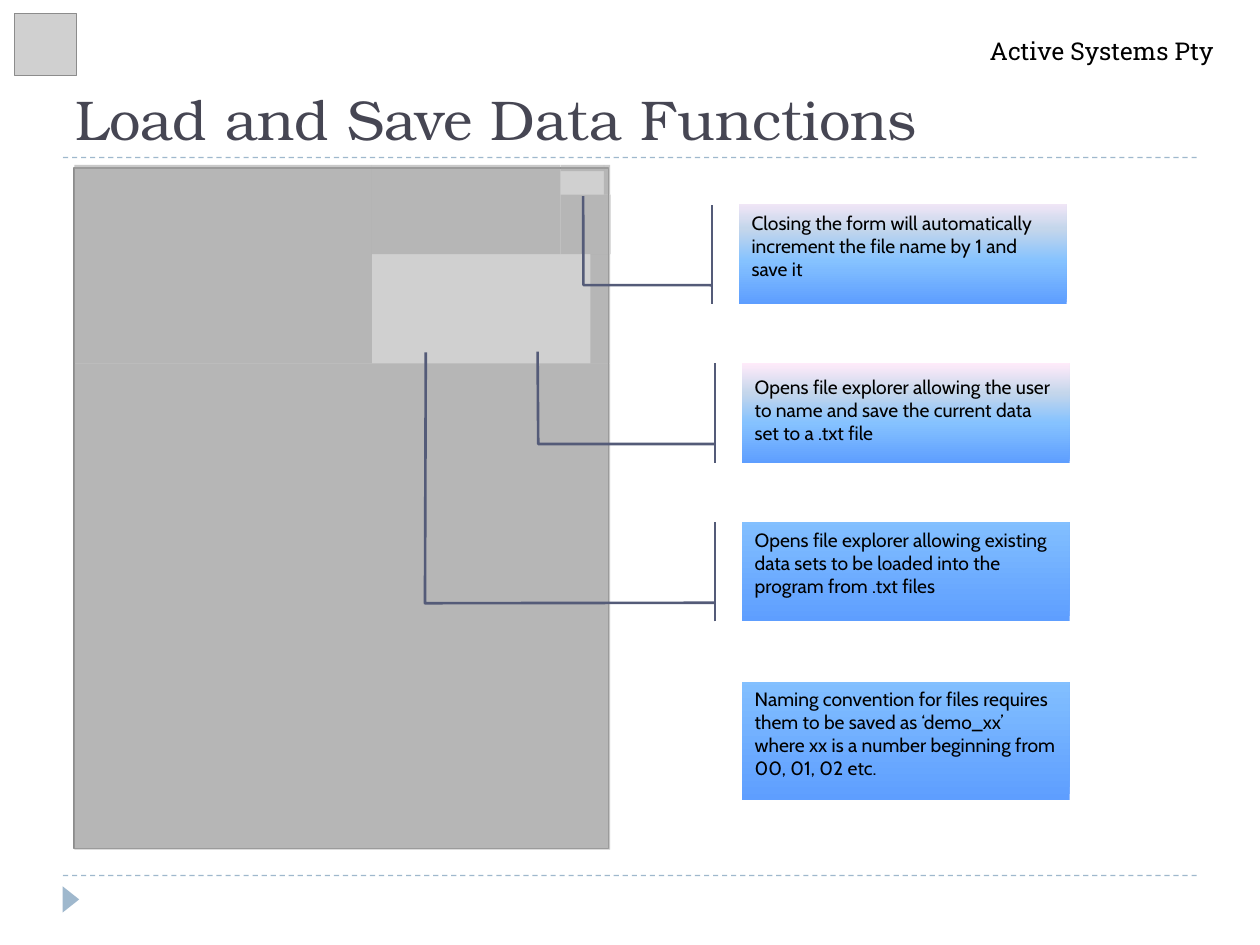
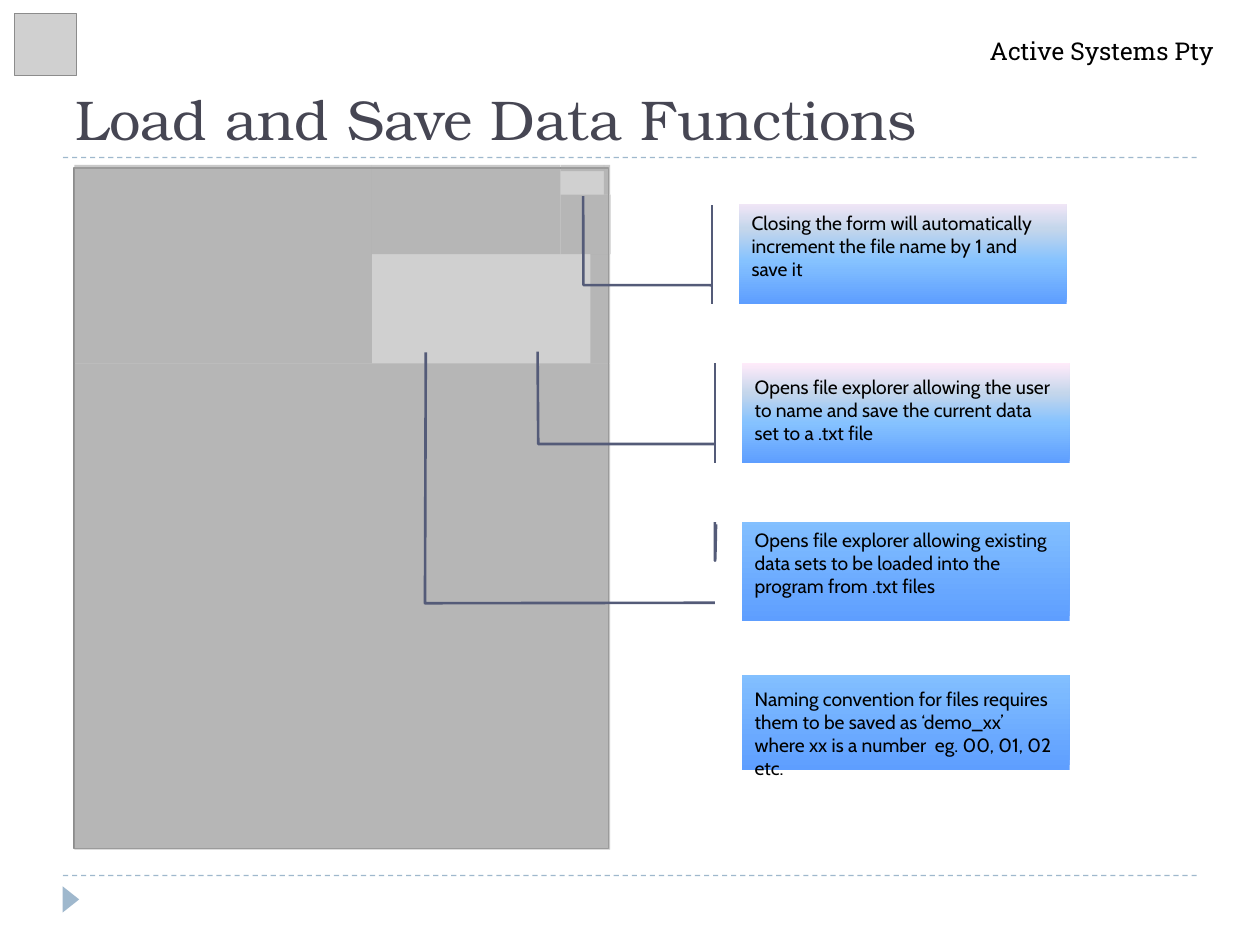
Before and after one commit to Kwatson-1/Vehicle-Registration-Manager, a slide deck: slide 3 of Active Systems Pty Training Material.pptx. Drawn at 1260x945 pixels with LibreOffice and Linux fonts; fonts in the diff are those of the drawing; grey boxes stand for pictures. Boxes give left, top, right and bottom in pixels: in the first picture for what was removed or moved away, otherwise in the second. Text is boxed around its words. In the diff, an @@ line names an element or a change of style, - is before the commit and + after.

```diff
--- a/Active Systems Pty Training Material.pptx
+++ b/Active Systems Pty Training Material.pptx
@@ freeform shape at [425, 353, 1070, 621]: outline redrawn @@
@@ freeform shape: place and size @@
-freeform shape at [425, 481, 1070, 800]
+freeform shape at [425, 514, 1070, 770]
@@ text at [755, 691, 1051, 757]: text changed @@
-Naming convention for files requires them to be saved as ‘demo_xx’ where xx is a number beginning from 00, 01, 02 etc.
+Naming convention for files requires them to be saved as ‘demo_xx’ where xx is a number eg. 00, 01, 02 etc.
```
Also in this commit, not shown: 3 other slides changed.
